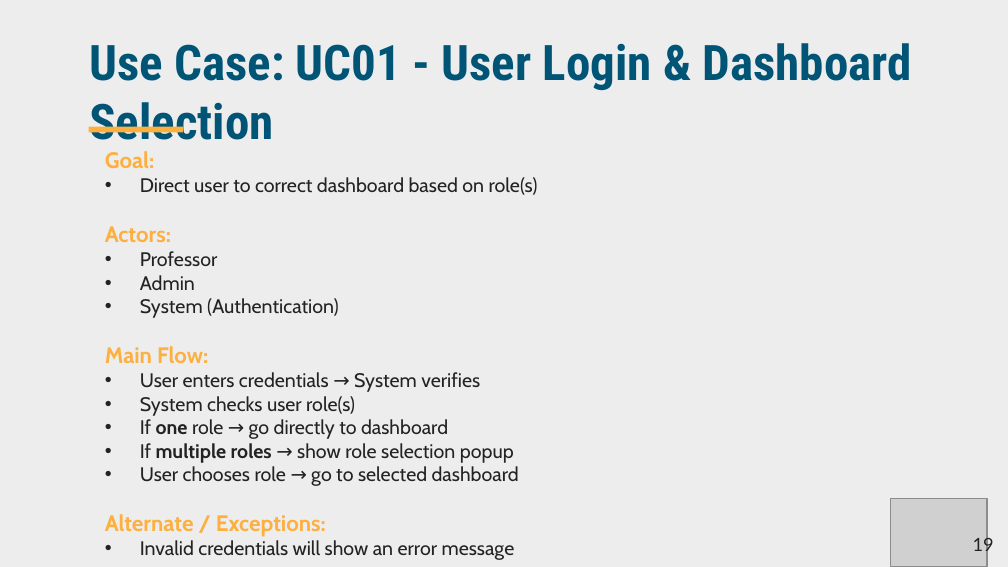
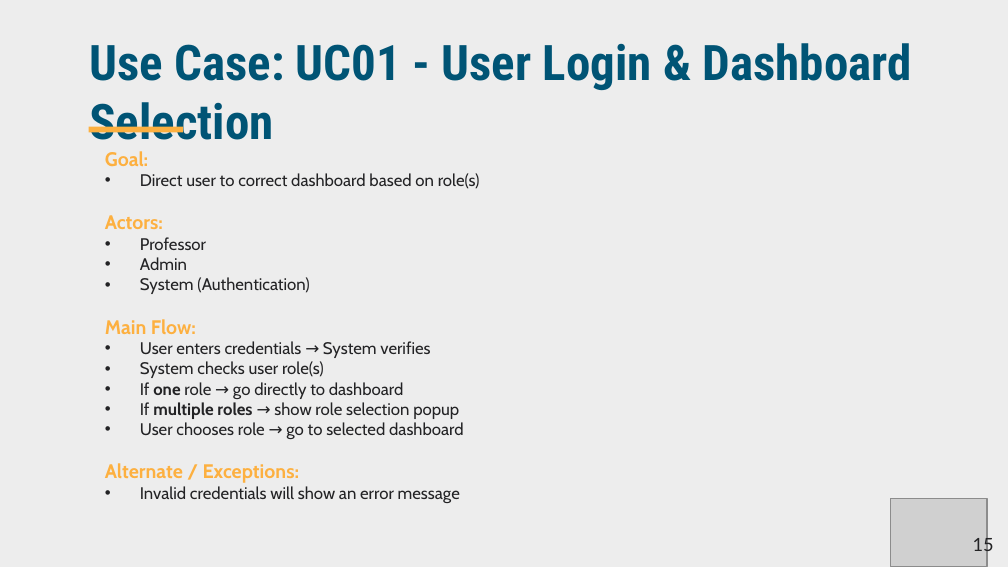
Before and after one commit to JeedaKotob/courseGenie, a slide deck: slide 15 of Deliverable2/Deliverable2_PPT_CourseGenie+.pptx (slide 19 before the commit). Drawn at 1008x567 pixels with LibreOffice and Linux fonts; fonts in the diff are those of the drawing; grey boxes stand for pictures; background and template pictures are left out. Boxes give left, top, right and bottom in pixels: in the first picture for what was removed or moved away, otherwise in the second. Text is boxed around its words. In the diff, an @@ line names an element or a change of style, - is before the commit and + after.

```diff
--- a/Deliverable2/Deliverable2_PPT_CourseGenie+.pptx
+++ b/Deliverable2/Deliverable2_PPT_CourseGenie+.pptx
@@ text "Goal:" at (x1=105, y1=151, x2=480, y2=503): size 16 to 14 pt in "Goal:", "Actors:", "Main Flow:", "Alternate / Exceptions:"; size 14 to 12 pt in "Direct user to correct dashboard based on ...", "Professor", "Admin", "System (Authentication)" and 6 more places @@
@@ page number at (x1=936, y1=536, x2=994, y2=556): text changed @@
-Slide 19/15
+Slide 15/15
```
Also in this commit, not shown: 15 other slides changed, 4 slides removed, 2 other files.
